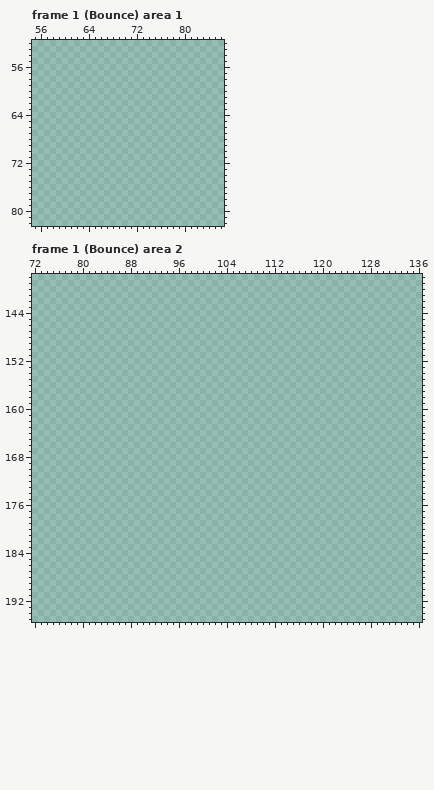
Edited in one commit: pixel-art file (Main Build/Art/Kell Cato Idle Testing.aseprite). Above, as it was before the edit.
256x256 pixels, 7 frames. Shown: frame 1 (Bounce) area 1: x 55..86, y 52..82; frame 1 (Bounce) area 2: x 72..136, y 138..195. The commit also changed other frames or places, which this record leaves out.
The same view after the edit:
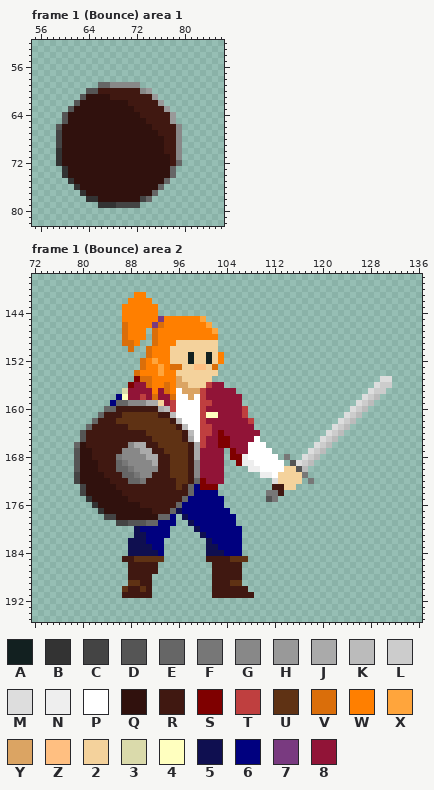
Palette (. is transparent): A #122020  B #333333  C #444444  D #555555  E #666666  F #777777  G #888888  H #999999  J #aaaaaa  K #bbbbbb  L #cccccc  M #dddddd  N #eeeeee  P #ffffff  Q #30110d  R #401811  S #7f0000  T #bf3f3f  U #5f3214  V #da6e0a  W #ff7f00  X #ffa53c  Y #dba463  Z #ffbf81  2 #f4d29c  3 #dadaab  4 #ffffbf  5 #0f0f50  6 #00007f  7 #793a80  8 #911437
Changes in this commit:
layer "Layer 5" added
Changed rows in their new state; - is an unchanged pixel.
Frame 1 (Bounce) area 1, layer "Layer 1":
first column x 59:
59 -------EEGGGGG-------
60 -----DDRRRRRRRGH-----
61 ----DQQQQRRRRRRRH----
62 ---DQQQQQQQQRRRRRH---
63 --DQQQQQQQQQQRRRRRH--
64 -DQQQQQQQQQQQQRRRRRH-
65 -DQQQQQQQQQQQQQRRRRH-
66 DQQQQQQQQQQQQQQQRRRRG
67 CQQQQQQQQQQQQQQQQRRRG
68 CQQQQQQQQQQQQQQQQQRRG
69 CQQQQQQQQQQQQQQQQQRRG
70 BQQQQQQQQQQQQQQQQQRRG
71 BQQQQQQQQQQQQQQQQQQRG
72 BQQQQQQQQQQQQQQQQQQRE
73 -BQQQQQQQQQQQQQQQQQE-
74 -BQQQQQQQQQQQQQQQQQE-
75 --BQQQQQQQQQQQQQQQE--
76 ---BQQQQQQQQQQQQQE---
77 ----BQQQQQQQQQQQE----
78 -----BBQQQQQQQCE-----
79 -------BBBCCCC-------
Frame 1 (Bounce) area 2, layer "Layer 5":
first column x 79:
141 ----------WW-----------------------------------------
142 ---------WWWW----------------------------------------
143 --------WWWWWW---------------------------------------
144 --------WWWWWW---------------------------------------
145 --------WWWWWW7WWWWWWX-------------------------------
146 --------VWWWW7VWWWWWWWX------------------------------
147 --------VWWW-VWWWWWWWWWX-----------------------------
148 --------VWWW-VWWWWWWWWWW-----------------------------
149 --------VVW--VWWW2222222-----------------------------
150 ---------V--VWWW22222222-----------------------------
151 ------------VWWW222A22A2W----------------------------
152 -----------VWXWW222A22A2W----------------------------
153 -----------VWWXWVV22ZZ2V-----------------------------
154 ----------VWWWXWW2222222-----------------------------
155 ----------SVVWWWWY22222----------------------------MM
156 ---------S88VWWVWYY222T88-------------------------MLL
157 --------38888W8VWPYYYT88888----------------------MLL-
158 -------6488T8V88VPPYPT888888--------------------MLK--
159 ------6EEGGGJJ28TPPPPTT88888-------------------MLK---
160 -----EERRRRRRRJKTPPPPT888888T-----------------MLK----
161 ----ERRRUUUUUURRKPPPPT448888T----------------MLK-----
162 ---ERRRUUUUUUUUURKPPPT8888888T--------------MLK------
163 --ERRRRRRUUUUUUUURKPPTT8888888-------------MLK-------
164 -DRRRRRRRRRRUUUUUURKPTT8S888888-----------MLK--------
165 -DRRRRRRRRRRRUUUUURJPT88SS8888P----------MLK---------
166 EQRRRRRRRGJJRRUUUUURJT88SS888PPP--------MLK----------
167 DQQRRRRRGGGJJRRUUUURJ8888-S88PPPP------MLK-----------
168 DQQRRRRFGGGGJJRRUUURJ8888-SSNPPPPP-F--MLK------------
169 DQQQRRREFGGGGJRRUUURG8888--SNNPPPPP-DMLK-------------
170 DQQQRRREEFGGGGRRUUURG8888----NNPPPP22DK--------------
171 CQQQQRRREEFGGRRRUUURG8888------NNP2222F--------------
172 CQQQQQRRREEFRRRRRUURES888--------M2222-F-------------
173 -CQQQQQRRRRRRRRRRURE6SSS---------RR22----------------
174 -CQQQQQQRRRRRRRRRRRE6666--------FFR------------------
175 --BQQQQQQRRRRRRRRRE666666-------DF-------------------
176 ---BQQQQQQQRRRRRRE6666666----------------------------
177 ----BQQQQQQQQRRRE566666666---------------------------
178 -----CCQQQQQQQEE6-566666666--------------------------
179 -------CCDDDEE666--56666666--------------------------
180 ----------566666----56666666-------------------------
181 ----------556666-----5666666-------------------------
182 ---------555666-------566666-------------------------
183 ---------555566-------556666-------------------------
184 ---------555556-------555666-------------------------
185 --------RRUUUUU-------RRRRUUU------------------------
186 ---------RRRRR---------RRRRR-------------------------
187 ---------RRRRR---------RRRRR-------------------------
188 ---------RRRR----------RRRRR-------------------------
189 ---------UURR----------RRRUU-------------------------
190 --------URRUR----------RRRRRR------------------------
191 --------RRRRR----------RRRRRRR-----------------------
Where, in picture pixels (left, top, right, bottom), the same in both pictures:
added: (56, 82, 182, 208)
added: (74, 292, 392, 598)
